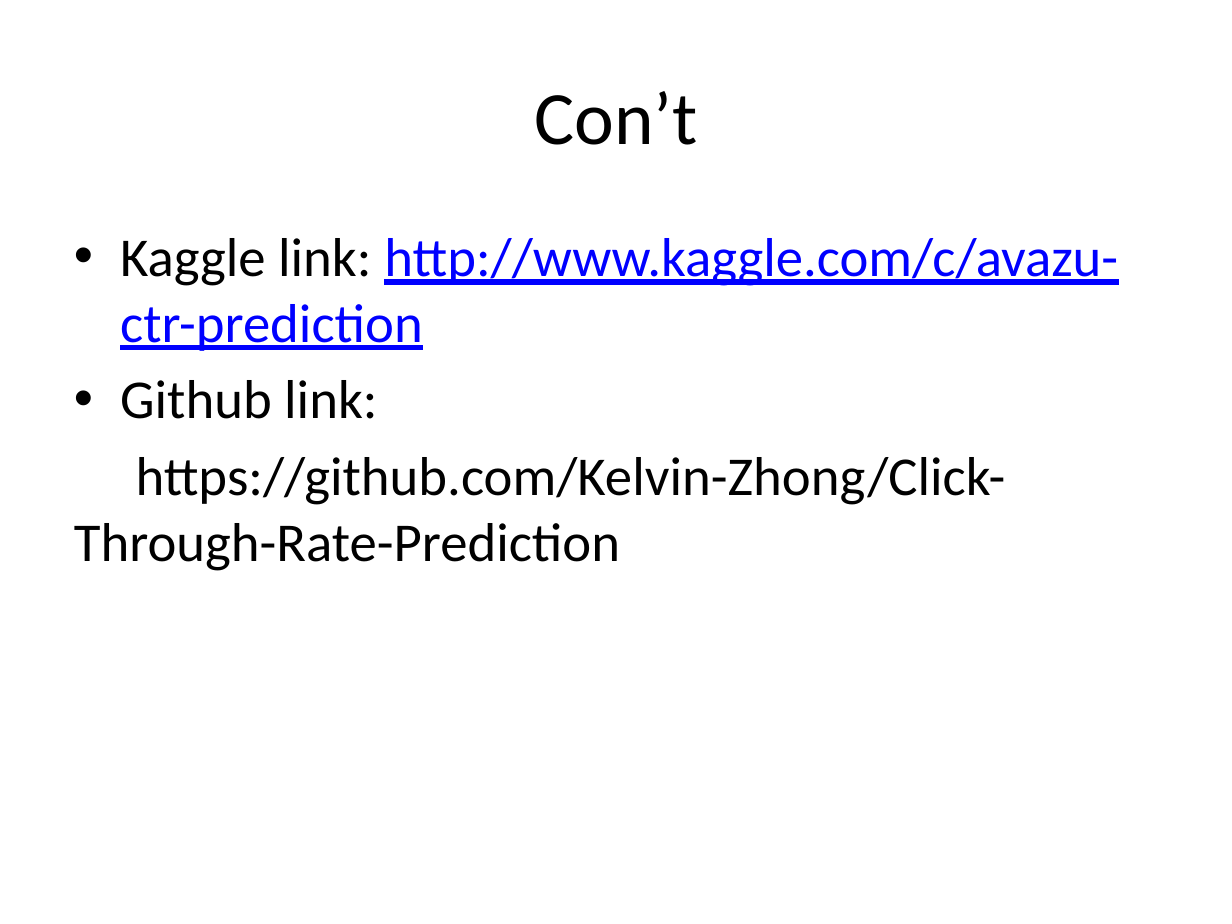
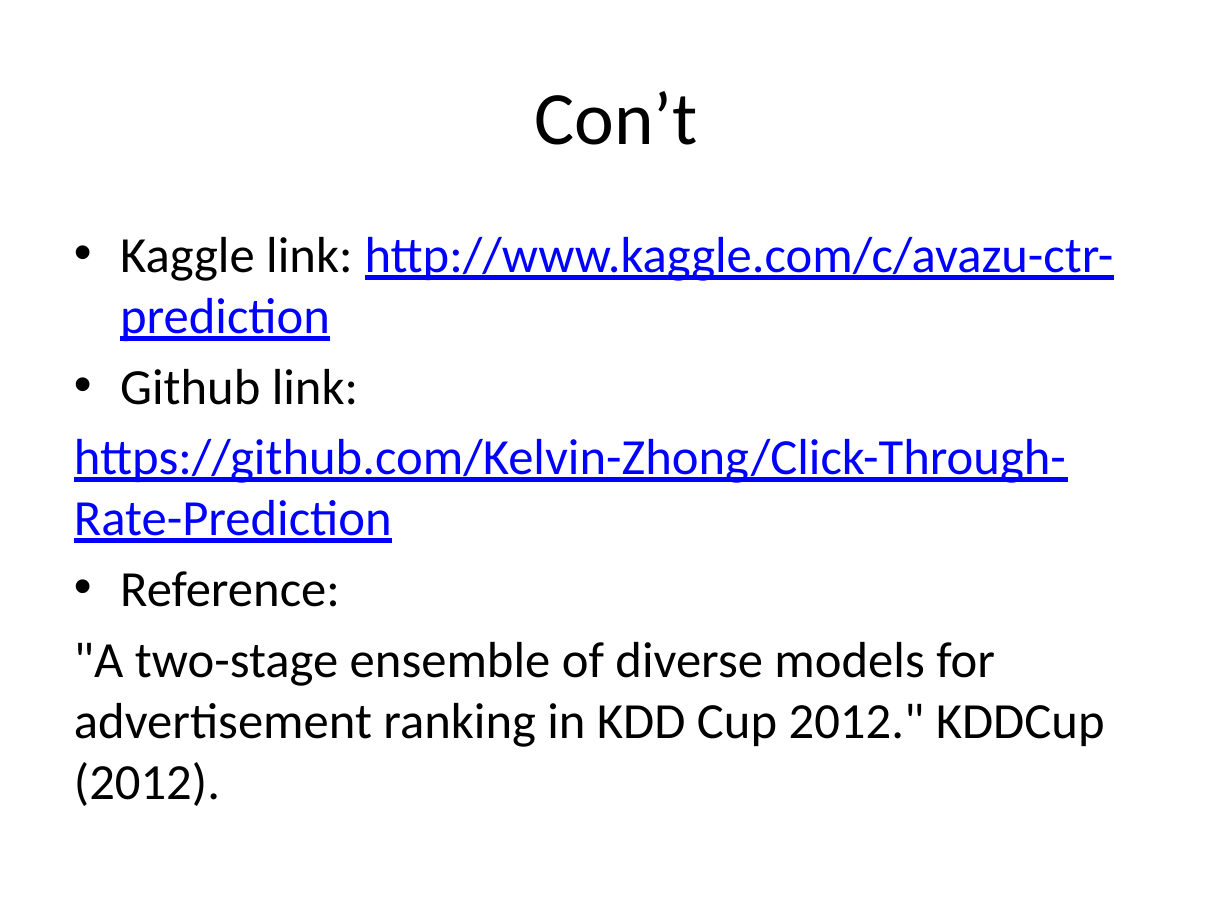
Before and after one commit to Kelvin-Zhong/Click-Through-Rate-Prediction, a slide deck: slide 14 of project_presentation.pptx. Drawn at 1232x924 pixels with LibreOffice and Linux fonts; fonts in the diff are those of the drawing. Boxes give left, top, right and bottom in pixels: in the first picture for what was removed or moved away, otherwise in the second. Text is boxed around its words. In the diff, an @@ line names an element or a change of style, - is before the commit and + after.

```diff
--- a/project_presentation.pptx
+++ b/project_presentation.pptx
@@ text at [74,237,1114,543]: size 32 to 29.6 pt in "Kaggle link: http://www.kaggle.com/c/avazu-ctr-prediction", "Github link:", "https://github.com/Kelvin-Zhong/Click-Through-Rate-Predictio ..."; text colour #000000 to #0000FF, underline on in "https://github.com/Kelvin-Zhong/Click-Through-Rate-Predictio ..." @@
@@ text at [74,571,1105,806]: paragraphs added @@
+• Reference:
+"A two-stage ensemble of diverse models for advertisement ranking in KDD Cup 2012." KDDCup (2012).
```
Also in this commit, not shown: 3 other slides changed, 2 other files.
